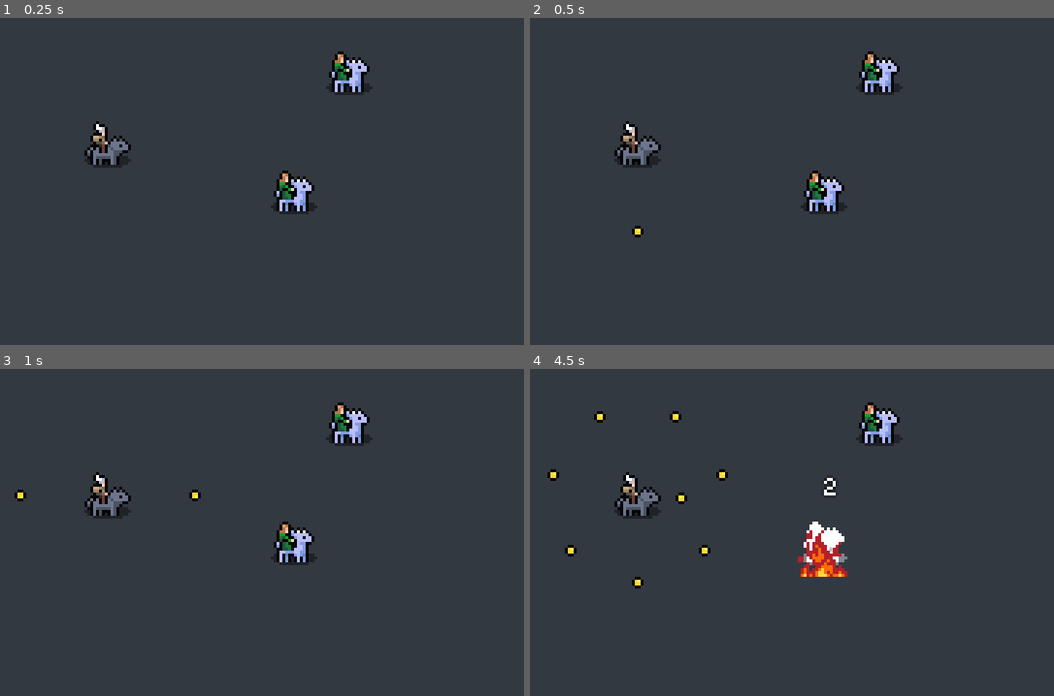
Above: before the commit, frames 1-4 (two rows, left to right).
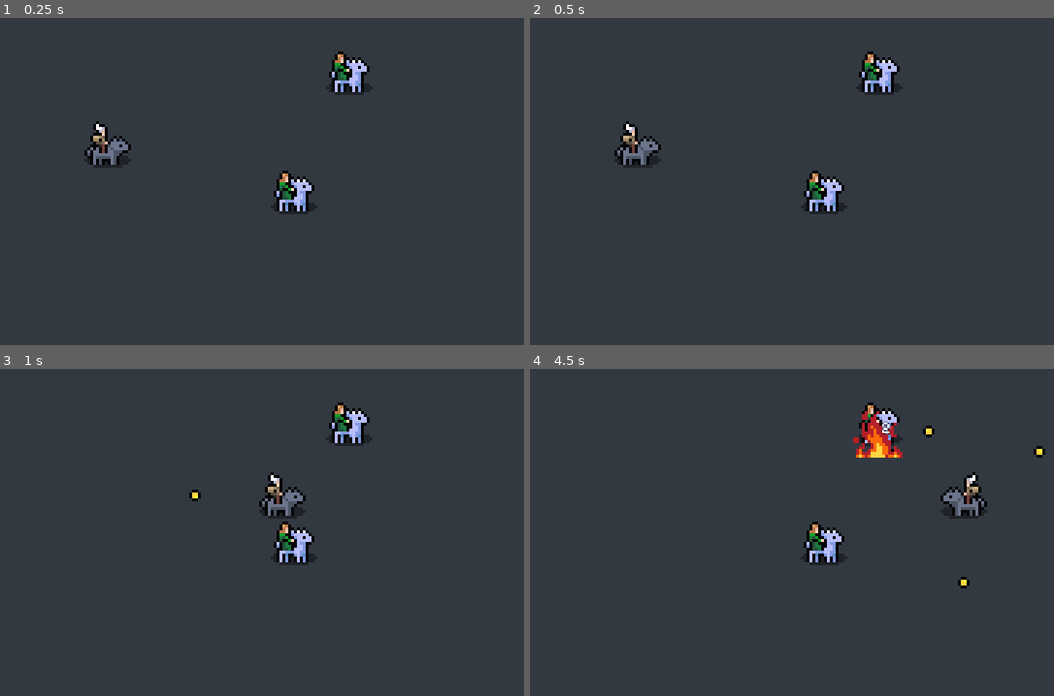
Above: after the commit, the same moments.

Repository: Snayff/not_quite_paradise4
Game: Godot game, scene res://world.tscn
Same seed, same stepped clock (60 frames per second), same inputs: the game is played once before the commit and once after it.
Inputs:
- Up to frame 1 (0.25 s): no input
- Up to frame 2 (0.5 s): no input
- Up to frame 3 (1 s): tap Enter at 0.5 s; hold D (move_right) from 0.53 s (still down); hold Tab (next_active, bound only after the commit) from 0.53 s (still down); tap Space (use_active, bound only after the commit) at 0.8 s
- Up to frame 4 (4.5 s): release D (move_right) at 1.28 s; release Tab (next_active, bound only after the commit) at 1.28 s; hold S (move_down) 1.28-2.03 s; tap Space (use_active, bound only after the commit) at 1.35, 2.3, 2.85, 3.8, 4.35 s; tap Tab (next_active, bound only after the commit) at 1.55, 3.05 s; hold D (move_right) 2.03-2.78 s; hold Tab (next_active, bound only after the commit) 2.03-2.78 s; hold W (move_up) 2.78-3.53 s; hold Tab (next_active, bound only after the commit) 3.53-4.28 s; hold A (move_left) from 3.53 s (still down)

Frame 1 is identical in both runs. In frame 2, less than 0.1% of the frame differs, in the area x 19-22%, y 63-68%; in frame 3, 1.6%; in frame 4, 4.2%, in the area x 3-99%, y 12-68%.

Commit message:
added player manual use of combat actives

Diff:
--- a/project.godot
+++ b/project.godot
@@ -60,6 +60,18 @@
 , Object(InputEventJoypadMotion,"resource_local_to_scene":false,"resource_name":"","device":-1,"axis":1,"axis_value":1.0,"script":null)
 ]
 }
+next_active={
+"deadzone": 0.5,
+"events": [Object(InputEventKey,"resource_local_to_scene":false,"resource_name":"","device":-1,"window_id":0,"alt_pressed":false,"shift_pressed":false,"ctrl_pressed":false,"meta_pressed":false,"pressed":false,"keycode":0,"physical_keycode":4194306,"key_label":0,"unicode":0,"location":0,"echo":false,"script":null)
+, Object(InputEventJoypadButton,"resource_local_to_scene":false,"resource_name":"","device":-1,"button_index":10,"pressure":0.0,"pressed":false,"script":null)
+]
+}
+use_active={
+"deadzone": 0.5,
+"events": [Object(InputEventKey,"resource_local_to_scene":false,"resource_name":"","device":-1,"window_id":0,"alt_pressed":false,"shift_pressed":false,"ctrl_pressed":false,"meta_pressed":false,"pressed":false,"keycode":0,"physical_keycode":32,"key_label":0,"unicode":32,"location":0,"echo":false,"script":null)
+, Object(InputEventJoypadMotion,"resource_local_to_scene":false,"resource_name":"","device":-1,"axis":5,"axis_value":1.0,"script":null)
+]
+}
 
 [layer_names]
 
--- a/scenes/abcs/combat_active.gd
+++ b/scenes/abcs/combat_active.gd
@@ -6,6 +6,7 @@
 
 #region SIGNALS
 signal now_ready
+signal new_target(target: CombatActor)
 #endregion
 
 
@@ -69,7 +70,8 @@
 
 	# config target finder - need to set target info once allegiance is init'd
 	_target_finder.set_root(_actor)
-	_target_finder.new_target.connect(set_target_actor)
+	_target_finder.new_target.connect(set_target_actor)  # ensure we're in sync with range finders new target
+	_target_finder.new_target.connect(func(target): new_target.emit.bind(target))  # bubble up signal
 
 ## casts the active
 func cast()-> void:
@@ -81,6 +83,7 @@
 		if _projectile_position is Marker2D:
 			_create_projectile()
 			_cooldown_timer.start()
+			is_ready = false
 		else:
 			push_error("CombatActive: `_projectile_position` not defined.")
 
@@ -91,6 +94,7 @@
 				projectile.died.connect(_orbiter.remove_projectile.bind(projectile))
 				_orbiter.add_projectile(projectile)
 				_cooldown_timer.start()
+				is_ready = false
 
 		else:
 			push_error("CombatActive: `_projectile_position` not defined.")
@@ -127,7 +131,8 @@
 func set_target_actor(actor: CombatActor) -> void:
 	if actor is CombatActor:
 		target_actor = actor
-		target_actor.died.connect(set_target_actor.bind(null))  # to clear target
+		if not target_actor.is_connected("died", set_target_actor):
+			target_actor.died.connect(set_target_actor.bind(null))  # to clear target
 	else:
 		if _cooldown_timer.is_connected("timeout", cast):
 			# if no target then keep cooldown going but dont connect to the cast
--- a/scenes/abcs/combat_actor.gd
+++ b/scenes/abcs/combat_actor.gd
@@ -28,11 +28,6 @@
 #region EXPORTS
 @export_group("Details")
 @export var _is_player: bool = false  ## if the actor is player controlled
-@export_group("Targeting")
-@export var target: CombatActor:  ## TODO: remove once proper targeting is in
-	set(value):
-		target = value
-		target_changed.emit(target)
 @export_group("Physics")
 @export var _linear_damp: float = 5  ## set here, rather than built-in, due to editor issue
 @export var _mass: float = 100  ## set here, rather than built-in, due to editor issue
@@ -43,6 +38,10 @@
 var _num_ready_actives: int = 0
 var _global_cast_cd: float = 0.5  ## min time to wait between combat active casts
 var _global_cast_cd_counter: float = 0  ## counter to track time since last cast
+var _target: CombatActor:
+	set(value):
+		_target = value
+		target_changed.emit(_target)
 #endregion
 
 
@@ -55,7 +54,6 @@
 
 	update_collisions()
 
-	# UPDATE CHILDREN
 	if _supply_container is SupplyContainerComponent:
 		var health = _supply_container.get_supply(Constants.SUPPLY_TYPE.health)
 		health.value_decreased.connect(_on_hit_flash.activate.unbind(1))  # activate flash on hit
@@ -65,20 +63,19 @@
 	if _physics_movement is PhysicsMovementComponent:
 		_physics_movement.is_attached_to_player = _is_player
 
-	# CONNECT ALL SIGNALS
-	# connect target_changed to all CombatActive children
-	for child in get_children():
-		if child is CombatActive:
-			if not target_changed.is_connected(child.set_target_actor):
-				target_changed.connect(child.set_target_actor)
-	target_changed.emit(target)
-
 	_death_trigger.died.connect(func(): died.emit())
 
 	_combat_active_container.has_ready_active.connect(func(): _num_ready_actives += 1)
+	_combat_active_container.new_active_selected.connect(func(): _target = _combat_active_container.selected_active.target_actor)
 
 func _process(delta: float) -> void:
-	# handle auto casting for non-player combat actors
+	_global_cast_cd_counter -= delta
+
+	_update_non_player_auto_casting()
+
+## handle auto casting for non-player combat actors
+func _update_non_player_auto_casting() -> void:
+	# NOTE: should this be in an AI node?
 	if not _is_player:
 		if _num_ready_actives > 0:
 			if _global_cast_cd_counter <= 0:
@@ -86,13 +83,11 @@
 					_num_ready_actives -= 1
 					_global_cast_cd_counter = _global_cast_cd
 
-	_global_cast_cd_counter -= delta
-
 func _integrate_forces(state: PhysicsDirectBodyState2D) -> void:
 	if _physics_movement is PhysicsMovementComponent:
 		_physics_movement.calc_movement(state)
 
-## updates all collisions to reflect current target, team etc.
+## updates all collisions to reflect current _target, team etc.
 func update_collisions() -> void:
-	Utility.update_body_collisions(self, allegiance.team, Constants.TARGET_OPTION.other, target)
+	Utility.update_body_collisions(self, allegiance.team, Constants.TARGET_OPTION.other, _target)
 #endregion
--- a/scripts/components/functionals/combat_active_container.gd
+++ b/scripts/components/functionals/combat_active_container.gd
@@ -8,6 +8,7 @@
 
 #region SIGNALS
 signal has_ready_active
+signal new_active_selected
 #endregion
 
 
@@ -26,8 +27,21 @@
 
 
 #region VARS
-var _actives: Array[CombatActive]  ## all combat actives.
+var _actives: Array[CombatActive]:  ## all combat actives.
+	set(value):
+		breakpoint
+		_actives = value
 var _ready_actives: Array[CombatActive]  ## actives that are ready to cast - may not have a target.
+# NOTE: the selection things might be better elsewhere, in a control node
+var _selection_index: int = 0  ## the currently selected index in _active.
+var selected_active: CombatActive:
+	set(_x):
+		push_error("CombatActiveContainerComponent: Cannot set selected_active directly.")
+	get():
+		if not _actives.is_empty():
+			return _actives[_selection_index]
+		else:
+			return null
 #endregion
 
 
@@ -41,6 +55,14 @@
 	_update_actives_array()
 	_update_actives_with_component_links()
 	_connect_to_actives_signals()
+
+func _process(delta: float) -> void:
+	var next_active: bool = Input.is_action_pressed(&"next_active")
+	if next_active and not _actives.is_empty():
+		_selection_index = (_selection_index + 1) % _actives.size()  # wrap around
+	var cast_active: bool = Input.is_action_pressed(&"use_active")
+	if cast_active and selected_active != null:
+		cast_ready_active(selected_active.name)
 
 ## get all children that are [CombatActive]s and put into _active
 func _update_actives_array() -> void:
--- a/world.tscn
+++ b/world.tscn
@@ -55,7 +55,7 @@
 tile_map_data = PackedByteArray("AAAAAAAAAAACAAMAAAAAAAEAAAACAAMAAAAAAAIAAAACAAMAAAAAAAMAAAACAAMAAAAAAAQAAAACAAMAAAAAAA …(21520 unchanged characters)…
 tile_set = SubResource("TileSet_elap2")
 
-[node name="WolfRider" parent="." node_paths=PackedStringArray("target") instance=ExtResource("5_gequ5")]
+[node name="WolfRider" parent="." instance=ExtResource("5_gequ5")]
 position = Vector2(37, 51)
 collision_layer = 1
 collision_mask = 1
@@ -65,7 +65,7 @@
 contact_monitor = false
 max_contacts_reported = 0
 linear_damp = 999999.0
-target = NodePath("../HorseyRider")
+_is_player = true
 _linear_damp = 3.0
 _mass = 5.0
 
Not shown: 3 places in scenes/abcs/combat_actor.tscn that only renumber resources
Not shown, changed: todo.txt
